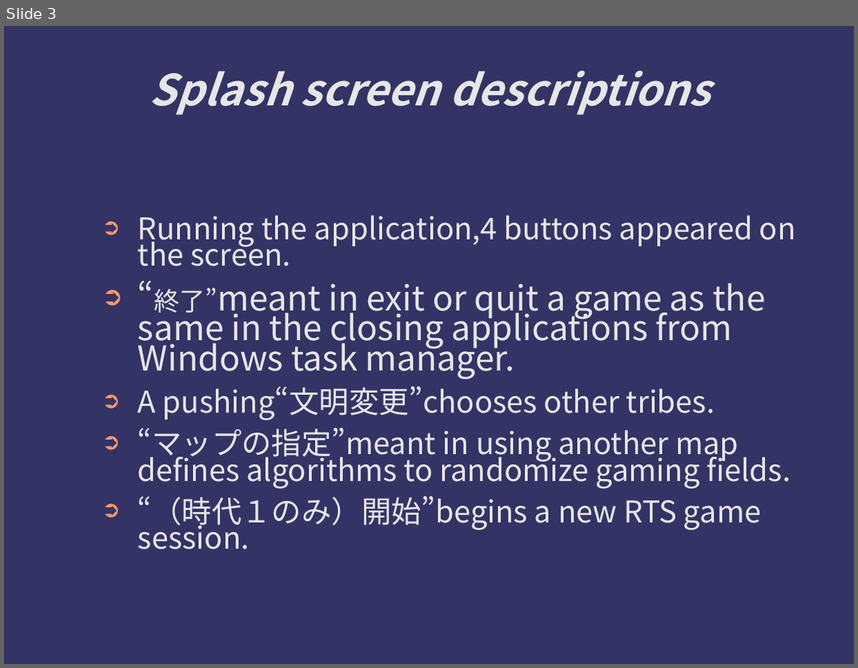
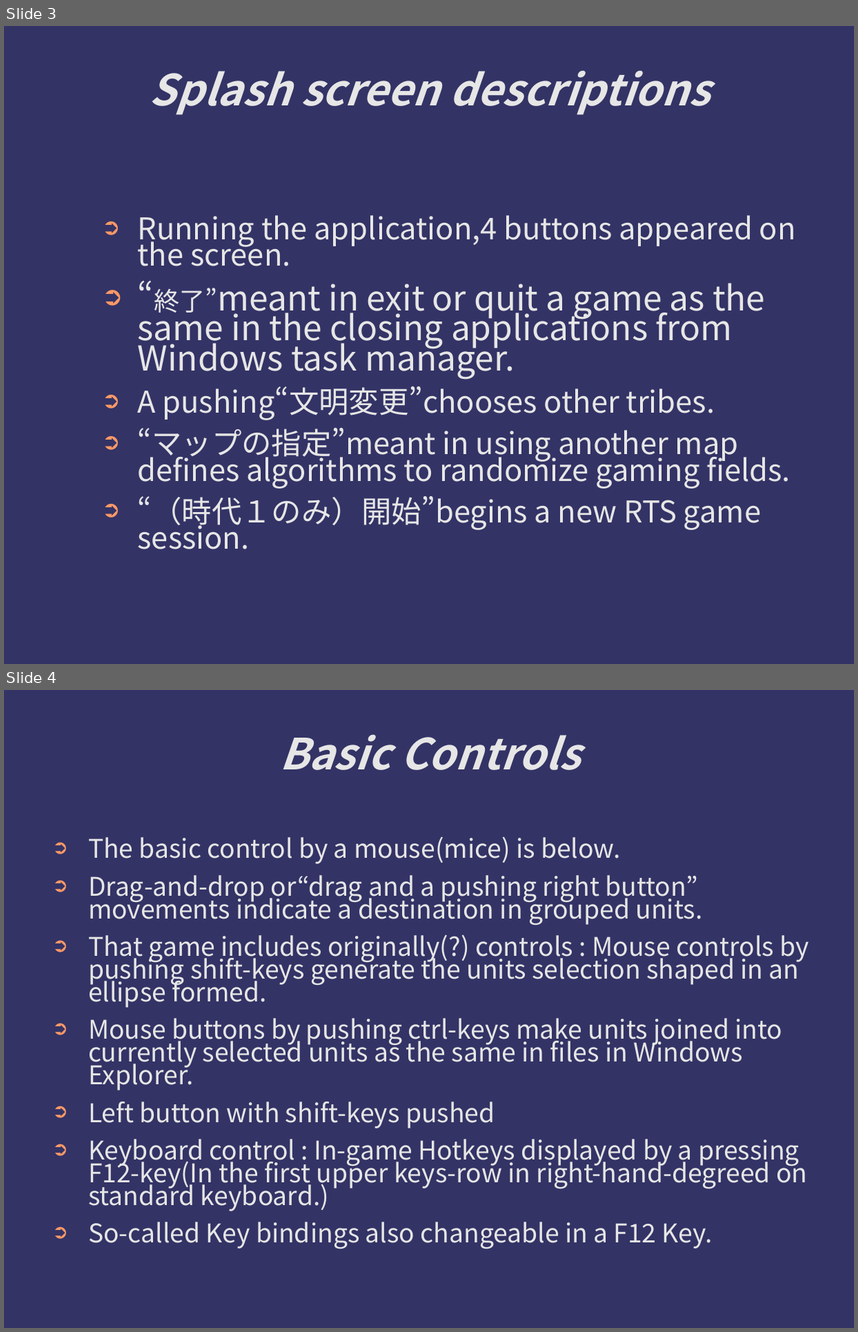
Before and after one commit to kotorize/kotorize, a slide deck: Manuals.ppt. Shown one above the other, each under a label of ours: slide 3 before the commit, slides 3 and 4 after it. The pictures are 858x668 and 858x1332 pixels, drawn with LibreOffice and Linux fonts; fonts in the diff are those of the drawing; background and template pictures are left out. Boxes give left, top, right and bottom in pixels: in the first picture for what was removed or moved away, otherwise in the second. Text is boxed around its words. In the diff, an @@ line names an element or a change of style, - is before the commit and + after.

```diff
--- a/Manuals.ppt
+++ b/Manuals.ppt
@@ slide 4 added at (4, 690, 854, 1328), background #333366 @@
@@ title added at (279, 734, 580, 770), 40 pt, text #E6E6E6, bold, italic @@
+Basic Controls
@@ text added at (88, 836, 809, 1249), 24 pt, text #E6E6E6 @@
+➲ The basic control by a mouse(mice) is below.
+➲ Drag-and-drop or“drag and a pushing right button” movements indicate a destination in grouped units.
+➲ That game includes originally(?) controls : Mouse controls by pushing shift-keys generate the units selection shaped in an ellipse formed.
+➲ Mouse buttons by pushing ctrl-keys make units joined into currently selected units as the same in files in Windows Explorer.
+➲ Left button with shift-keys pushed
+➲ Keyboard control : In-game Hotkeys displayed by a pressing F12-key(In the first upper keys-row in right-hand-degreed on standard keyboard.)
+➲ So-called Key bindings also changeable in a F12 Key.
```
Also in this commit, not shown: 3 slides changed, 2 slides removed, 1 other file.
